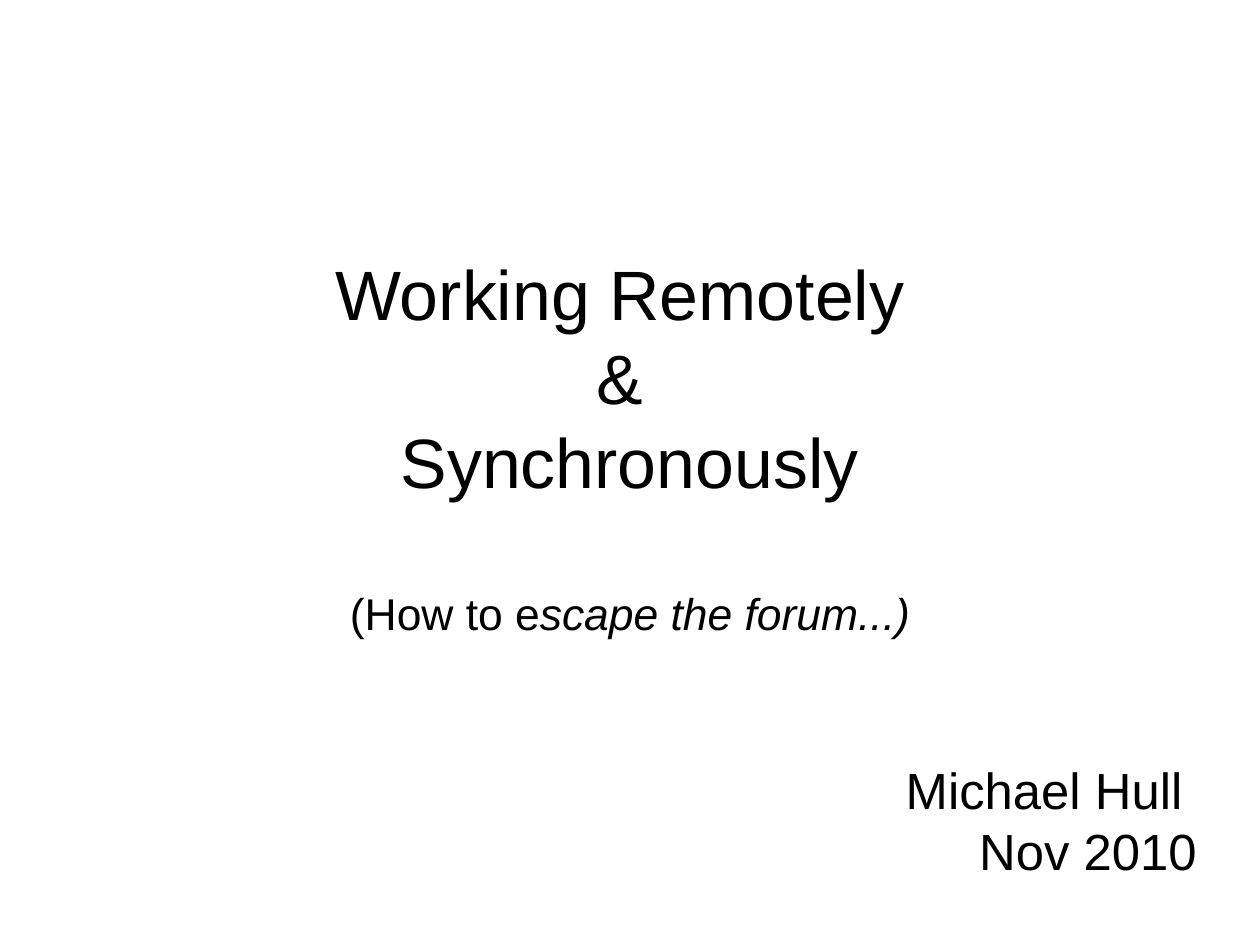
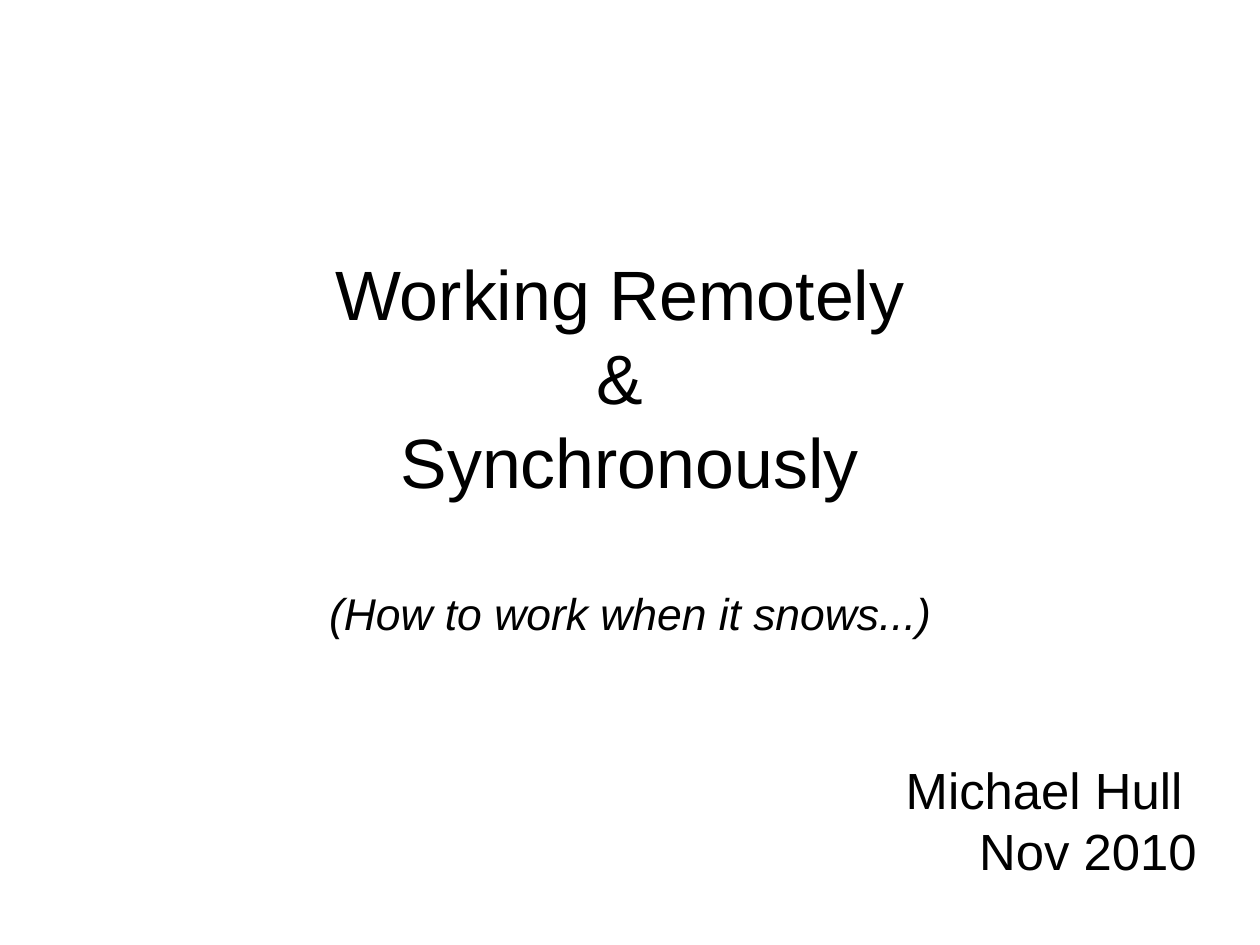
Before and after one commit to mikehulluk/IntroductionToResearchComputing, a slide deck: slide 1 of Wk2/WorkingRemotelyAndSynchronously.odp. Drawn at 1260x945 pixels with LibreOffice and Linux fonts; fonts in the diff are those of the drawing. Boxes give left, top, right and bottom in pixels: in the first picture for what was removed or moved away, otherwise in the second. Text is boxed around its words. In the diff, an @@ line names an element or a change of style, - is before the commit and + after.

Commit message:
Small update

```diff
--- a/Wk2/WorkingRemotelyAndSynchronously.odp
+++ b/Wk2/WorkingRemotelyAndSynchronously.odp
@@ title at box(329, 269, 931, 639): text changed @@
-Working Remotely
-&
-Synchronously
-(How to escape the forum...)
+Working Remotely
+&
+Synchronously
+(How to work when it snows...)
```
